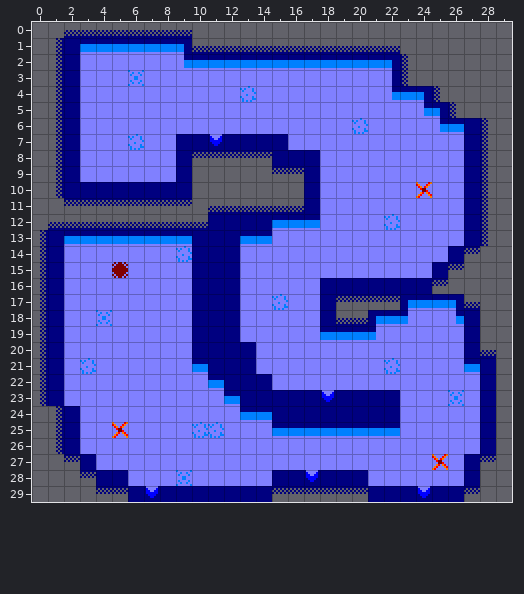
Tiled map, stored at splatun/assets/World1/Level3/Level3.tmx. The first picture shows the starting point.
Cells are 8x8 px. Shown: x 0..29, y 0..29.
The result:
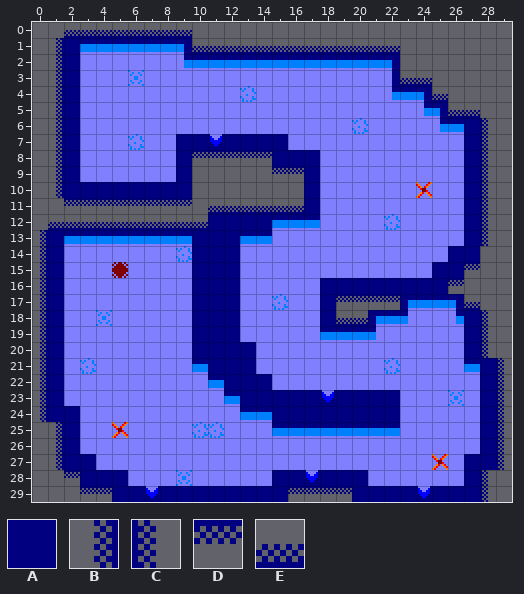
Key: from "Tileset": A 14, B 25, C 26, D 27, E 28.
_ is an empty cell.
From old to new:
Layer "Tile Layer 1":
y 2: x 23 C -> _
y 3: x 23..24 C_ -> EE
y 4: x 25 C -> E
y 5: x 26..27 C_ -> EE
y 14: x 27 D -> A
y 15: x 26..27 D_ -> AD
y 16: x 25..26 D_ -> AD
y 18..19: x 28 _ -> C
y 20: x 28 E -> C
y 21..23: x 29 _ -> C
y 24: x 0..1 _B -> BA; x 29 _ -> C
y 25..26: x 29 _ -> C
y 27: x 1..2 _D -> BA; x 28..29 D_ -> AC
y 28: x 2..3 _D -> DA; x 28 _ -> C
y 29: x 3 _ -> D; x 5 D -> A; x 15 D -> A; x 20 D -> A; x 27..28 D_ -> AC
